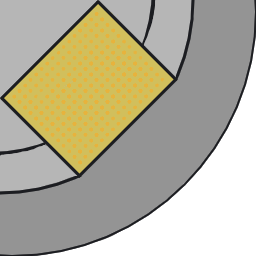
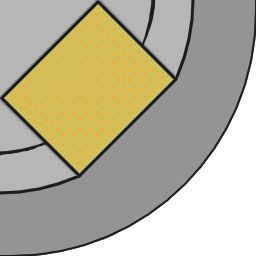
Before/after of a 256×256 layered artwork. What changed in the layer stack:
added group "Group 6" with 6 layers above "BlankAsphault.kra" over [0, 0, 256, 255]
moved "Paint Layer 4" into group "Group 6", painted on it over [0, 0, 256, 255]
moved "Paint Layer 2" into group "Group 6", painted on it over [0, 0, 256, 255]
moved "Paint Layer 1" (1st of 2, in "Group 6") into group "Group 6", painted on it over [0, 0, 256, 255]
added layer "Paint Layer 5" in group "Group 6" over [0, 0, 256, 255]
moved "Paint Layer 3" into group "Group 6", painted on it over [0, 0, 256, 255]
